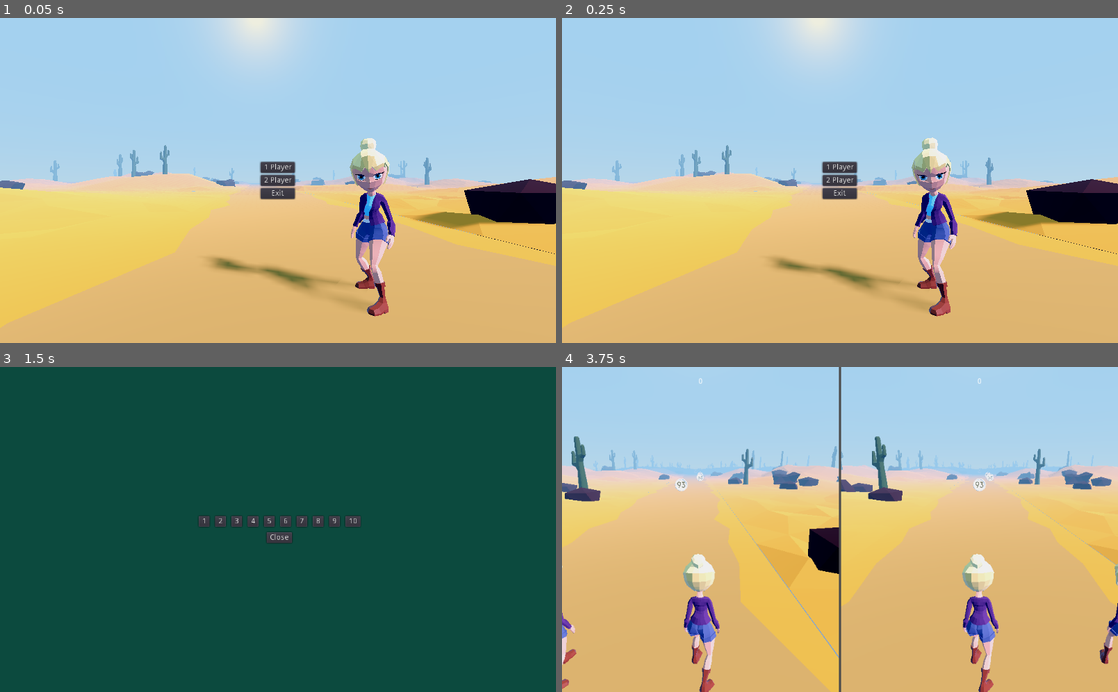
Above: before the commit, frames 1-4 (two rows, left to right).
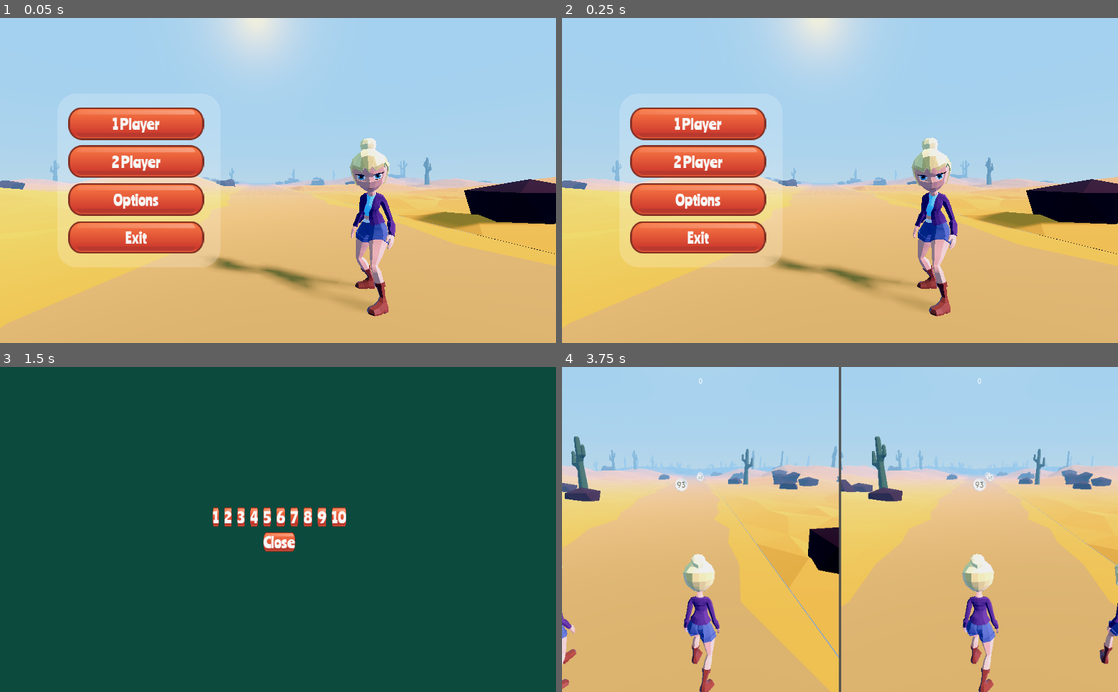
Above: after the commit, the same moments.

Repository: rans0000/math-runner
Game: Godot game, scene res://ui/MainMenu/HomeScreen.tscn
The game is run twice, just before and just after one commit, with the same random seed, the same clock (stepped at 60 frames per second) and the same inputs.
Inputs:
- Up to frame 1 (0.05 s): no input
- Up to frame 2 (0.25 s): no input
- Up to frame 3 (1.5 s): click "2 Player" at 0.5 s; click "2 Player" (after the commit: "Options") at 1.25 s
- Up to frame 4 (3.75 s): click "1 Player" at 2 s; click "1 Player" at 2.75 s; click "1" at 3.5 s

The runs differ from the first frame. In frame 1, 13% of the frame differs, in the area x 10-54%, y 27-77%; in frame 2, 13%; in frame 3, 1.6%; in frame 4, nothing differs.

Commit message:
add basic theme styles

Diff:
--- a/ui/MainMenu/HomeScreen.tscn
+++ b/ui/MainMenu/HomeScreen.tscn
@@ -34,4 +34,27 @@
 transform = Transform( 0.995504, 0, -0.0947165, 0, 1, 0, 0.0947165, 0, 0.995504, -1.22734, 1.23071, 2.32869 )
 environment = ExtResource( 3 )
 
-[node name="MainMenu" parent="." instance=ExtResource( 4 )]
+[node name="GridContainer" type="GridContainer" parent="."]
+anchor_right = 1.0
+anchor_bottom = 1.0
+columns = 2
+__meta__ = {
+"_edit_use_anchors_": false
+}
+
+[node name="CenterContainer" type="CenterContainer" parent="GridContainer"]
+margin_right = 512.0
+margin_bottom = 600.0
+grow_horizontal = 2
+grow_vertical = 2
+size_flags_horizontal = 3
+size_flags_vertical = 3
+
+[node name="MainMenu" parent="GridContainer/CenterContainer" instance=ExtResource( 4 )]
+anchor_left = 0.0
+anchor_top = 0.0
+anchor_right = 0.0
+anchor_bottom = 0.0
+margin_left = 256.0
+margin_top = 300.0
+margin_right = 256.0
--- a/ui/MainMenu/MainMenu.tscn
+++ b/ui/MainMenu/MainMenu.tscn
@@ -1,58 +1,106 @@
-[gd_scene load_steps=3 format=2]
+[gd_scene load_steps=5 format=2]
 
 [ext_resource path="res://ui/MainMenu/MainMenu.gd" type="Script" id=1]
 [ext_resource path="res://ui/Popup/Popup.tscn" type="PackedScene" id=2]
+[ext_resource path="res://ui/Themes/MainTheme/main_theme.tres" type="Theme" id=3]
+
+[sub_resource type="StyleBoxFlat" id=1]
+bg_color = Color( 1, 1, 1, 0.2 )
+corner_radius_top_left = 35
+corner_radius_top_right = 35
+corner_radius_bottom_right = 35
+corner_radius_bottom_left = 35
 
 [node name="MainMenu" type="Control"]
-anchor_right = 1.0
-anchor_bottom = 1.0
+anchor_left = 0.5
+anchor_top = 0.5
+anchor_right = 0.5
+anchor_bottom = 0.5
+margin_left = -512.0
+margin_top = -300.0
+margin_right = 512.0
+margin_bottom = 300.0
+size_flags_horizontal = 8
+size_flags_vertical = 4
+theme = ExtResource( 3 )
 script = ExtResource( 1 )
 __meta__ = {
 "_edit_use_anchors_": false
 }
 
-[node name="ColorRect" type="ColorRect" parent="."]
-visible = false
-anchor_right = 1.0
-anchor_bottom = 1.0
-color = Color( 0.0666667, 0.0509804, 0.172549, 1 )
+[node name="Panel" type="Panel" parent="."]
+anchor_left = 0.5
+anchor_top = 0.5
+anchor_right = 0.5
+anchor_bottom = 0.5
+margin_left = -150.0
+margin_top = -160.0
+margin_right = 150.0
+margin_bottom = 160.0
+rect_min_size = Vector2( 300, 320 )
+custom_styles/panel = SubResource( 1 )
 __meta__ = {
 "_edit_use_anchors_": false
 }
 
-[node name="CenterContainer" type="CenterContainer" parent="."]
-anchor_right = 1.0
-anchor_bottom = 1.0
+[node name="CenterContainer" type="CenterContainer" parent="Panel"]
+anchor_left = 0.5
+anchor_top = 0.5
+anchor_right = 0.5
+anchor_bottom = 0.5
+margin_left = -150.0
+margin_top = -160.0
+margin_right = 140.0
+margin_bottom = 160.0
+rect_min_size = Vector2( 290, 320 )
+size_flags_horizontal = 4
+size_flags_vertical = 4
 __meta__ = {
 "_edit_use_anchors_": false
 }
 
-[node name="VBoxContainer" type="VBoxContainer" parent="CenterContainer"]
-margin_left = 480.0
-margin_top = 266.0
-margin_right = 543.0
-margin_bottom = 334.0
+[node name="VBoxContainer" type="VBoxContainer" parent="Panel/CenterContainer"]
+margin_left = 20.0
+margin_top = 25.0
+margin_right = 270.0
+margin_bottom = 295.0
 grow_horizontal = 2
 grow_vertical = 2
+custom_constants/separation = 10
 alignment = 1
 
-[node name="BtnPlay1" type="Button" parent="CenterContainer/VBoxContainer"]
-margin_right = 63.0
-margin_bottom = 20.0
+[node name="BtnPlay1" type="Button" parent="Panel/CenterContainer/VBoxContainer"]
+margin_right = 250.0
+margin_bottom = 60.0
+rect_min_size = Vector2( 250, 60 )
+mouse_default_cursor_shape = 2
 text = "1 Player"
 
-[node name="BtnPlay2" type="Button" parent="CenterContainer/VBoxContainer"]
-margin_top = 24.0
-margin_right = 63.0
-margin_bottom = 44.0
+[node name="BtnPlay2" type="Button" parent="Panel/CenterContainer/VBoxContainer"]
+margin_top = 70.0
+margin_right = 250.0
+margin_bottom = 130.0
+rect_min_size = Vector2( 250, 60 )
+mouse_default_cursor_shape = 2
 text = "2 Player"
 
-[node name="BtnExit" type="Button" parent="CenterContainer/VBoxContainer"]
-margin_top = 48.0
-margin_right = 63.0
-margin_bottom = 68.0
+[node name="BtnOptions" type="Button" parent="Panel/CenterContainer/VBoxContainer"]
+margin_top = 140.0
+margin_right = 250.0
+margin_bottom = 200.0
+rect_min_size = Vector2( 250, 60 )
+mouse_default_cursor_shape = 2
+text = "Options"
+
+[node name="BtnExit" type="Button" parent="Panel/CenterContainer/VBoxContainer"]
+margin_top = 210.0
+margin_right = 250.0
+margin_bottom = 270.0
+rect_min_size = Vector2( 250, 60 )
+mouse_default_cursor_shape = 2
 text = "Exit"
 
 [node name="Popup" parent="." instance=ExtResource( 2 )]
-[connection signal="button_up" from="CenterContainer/VBoxContainer/BtnPlay1" to="." method="_on_BtnPlay_button_up"]
-[connection signal="button_up" from="CenterContainer/VBoxContainer/BtnPlay2" to="." method="_on_BtnPlay2_button_up"]
+[connection signal="button_up" from="Panel/CenterContainer/VBoxContainer/BtnPlay1" to="." method="_on_BtnPlay_button_up"]
+[connection signal="button_up" from="Panel/CenterContainer/VBoxContainer/BtnPlay2" to="." method="_on_BtnPlay2_button_up"]
+[connection signal="button_up" from="Panel/CenterContainer/VBoxContainer/BtnOptions" to="." method="_on_BtnPlay2_button_up"]
--- /dev/null
+++ b/ui/Themes/MainTheme/Textures/btn_main__pressed_texture.tres
@@ -0,0 +1,7 @@
+[gd_resource type="StyleBoxTexture" load_steps=2 format=2]
+
+[ext_resource path="res://ui/Themes/MainTheme/Textures/btn_main_pressed.png" type="Texture" id=1]
+
+[resource]
+texture = ExtResource( 1 )
+region_rect = Rect2( 0, 0, 255, 60 )
--- /dev/null
+++ b/ui/Themes/MainTheme/Textures/btn_main_texture.tres
@@ -0,0 +1,7 @@
+[gd_resource type="StyleBoxTexture" load_steps=2 format=2]
+
+[ext_resource path="res://ui/Themes/MainTheme/Textures/btn_main_default.png" type="Texture" id=1]
+
+[resource]
+texture = ExtResource( 1 )
+region_rect = Rect2( 0, 0, 256, 60 )
--- /dev/null
+++ b/ui/Themes/MainTheme/main_theme.tres
@@ -0,0 +1,33 @@
+[gd_resource type="Theme" load_steps=5 format=2]
+
+[ext_resource path="res://fonts/Ranchers-Regular.ttf" type="DynamicFontData" id=1]
+[ext_resource path="res://ui/Themes/MainTheme/Textures/btn_main__pressed_texture.tres" type="StyleBox" id=2]
+[ext_resource path="res://ui/Themes/MainTheme/Textures/btn_main_texture.tres" type="StyleBox" id=3]
+
+[sub_resource type="DynamicFont" id=1]
+size = 28
+use_filter = true
+font_data = ExtResource( 1 )
+
+[resource]
+default_font = SubResource( 1 )
+Button/colors/font_color = Color( 0.972549, 0.972549, 0.972549, 1 )
+Button/colors/font_color_disabled = Color( 0.9, 0.9, 0.9, 0.2 )
+Button/colors/font_color_hover = Color( 0.960784, 0.886275, 0.227451, 1 )
+Button/colors/font_color_pressed = Color( 0.568627, 0.188235, 0.0196078, 1 )
+Button/constants/hseparation = 2
+Button/fonts/font = null
+Button/styles/disabled = null
+Button/styles/focus = ExtResource( 2 )
+Button/styles/hover = ExtResource( 3 )
+Button/styles/normal = ExtResource( 3 )
+Button/styles/pressed = ExtResource( 2 )
+Label/colors/font_color = Color( 1, 1, 1, 1 )
+Label/colors/font_color_shadow = Color( 0, 0, 0, 0 )
+Label/colors/font_outline_modulate = Color( 1, 1, 1, 1 )
+Label/constants/line_spacing = 6
+Label/constants/shadow_as_outline = 0
+Label/constants/shadow_offset_x = 1
+Label/constants/shadow_offset_y = 1
+Label/fonts/font = null
+Label/styles/normal = null
--- /dev/null
+++ b/ui/UITest/UITest.tscn
@@ -0,0 +1,59 @@
+[gd_scene load_steps=2 format=2]
+
+[ext_resource path="res://ui/Themes/MainTheme/main_theme.tres" type="Theme" id=1]
+
+[node name="UITest" type="Control"]
+anchor_right = 1.0
+anchor_bottom = 1.0
+theme = ExtResource( 1 )
+__meta__ = {
+"_edit_use_anchors_": false
+}
+
+[node name="VBoxContainer" type="VBoxContainer" parent="."]
+anchor_right = 1.0
+anchor_bottom = 1.0
+__meta__ = {
+"_edit_use_anchors_": false
+}
+
+[node name="Panel" type="Panel" parent="VBoxContainer"]
+margin_right = 1024.0
+margin_bottom = 298.0
+size_flags_horizontal = 3
+size_flags_vertical = 3
+
+[node name="Button" type="Button" parent="VBoxContainer/Panel"]
+anchor_left = 0.5
+anchor_top = 0.5
+anchor_right = 0.5
+anchor_bottom = 0.5
+margin_left = -100.0
+margin_top = -30.0
+margin_right = 100.0
+margin_bottom = 30.0
+rect_min_size = Vector2( 200, 60 )
+text = "1 Player"
+expand_icon = true
+__meta__ = {
+"_edit_use_anchors_": false
+}
+
+[node name="Panel2" type="Panel" parent="VBoxContainer"]
+margin_top = 302.0
+margin_right = 1024.0
+margin_bottom = 600.0
+size_flags_horizontal = 3
+size_flags_vertical = 3
+
+[node name="Label" type="Label" parent="VBoxContainer/Panel2"]
+anchor_right = 1.0
+margin_left = 50.0
+margin_top = 20.0
+margin_right = -49.9999
+margin_bottom = 120.0
+text = "Select a number from race options  and a rack length. During the game, collect any coin that is a 'multiple 'of the number to score points. The player with the most points at the end of the race wins."
+autowrap = true
+__meta__ = {
+"_edit_use_anchors_": false
+}
Binary file added: ui/Themes/MainTheme/Textures/btn_main_default.png
Not shown, added: ui/Themes/MainTheme/Textures/btn_main_default.png.import
Binary file added: ui/Themes/MainTheme/Textures/btn_main_default@2x.png
Not shown, added: ui/Themes/MainTheme/Textures/btn_main_default@2x.png.import
Binary file added: ui/Themes/MainTheme/Textures/btn_main_pressed.png
Not shown, added: ui/Themes/MainTheme/Textures/btn_main_pressed.png.import
Binary file added: ui/Themes/MainTheme/Textures/btn_main_pressed@2x.png
Not shown, added: ui/Themes/MainTheme/Textures/btn_main_pressed@2x.png.import
